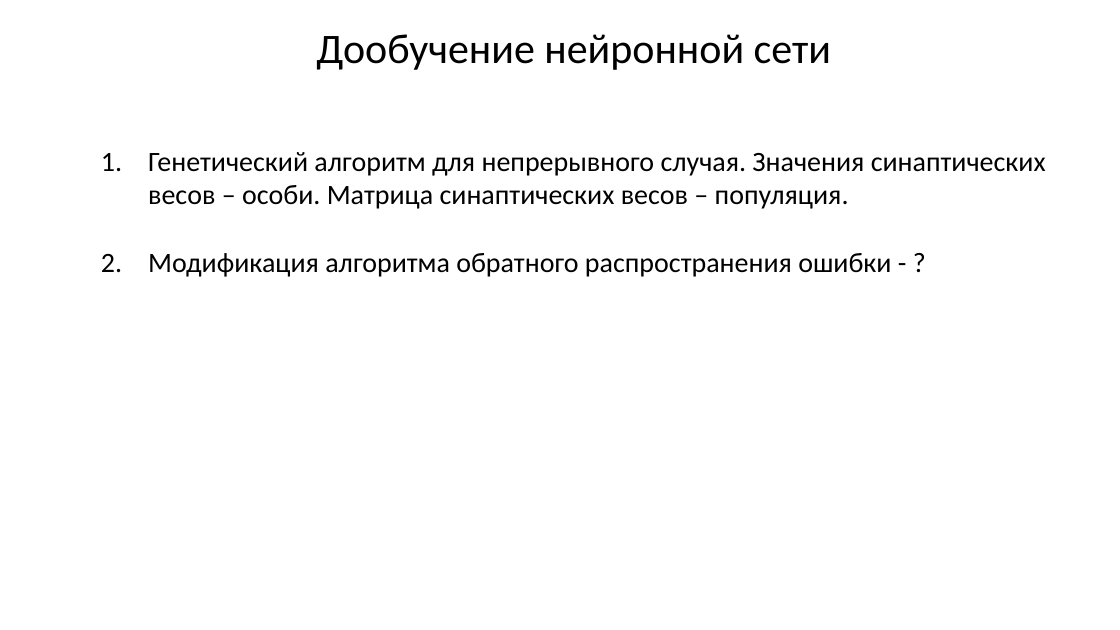
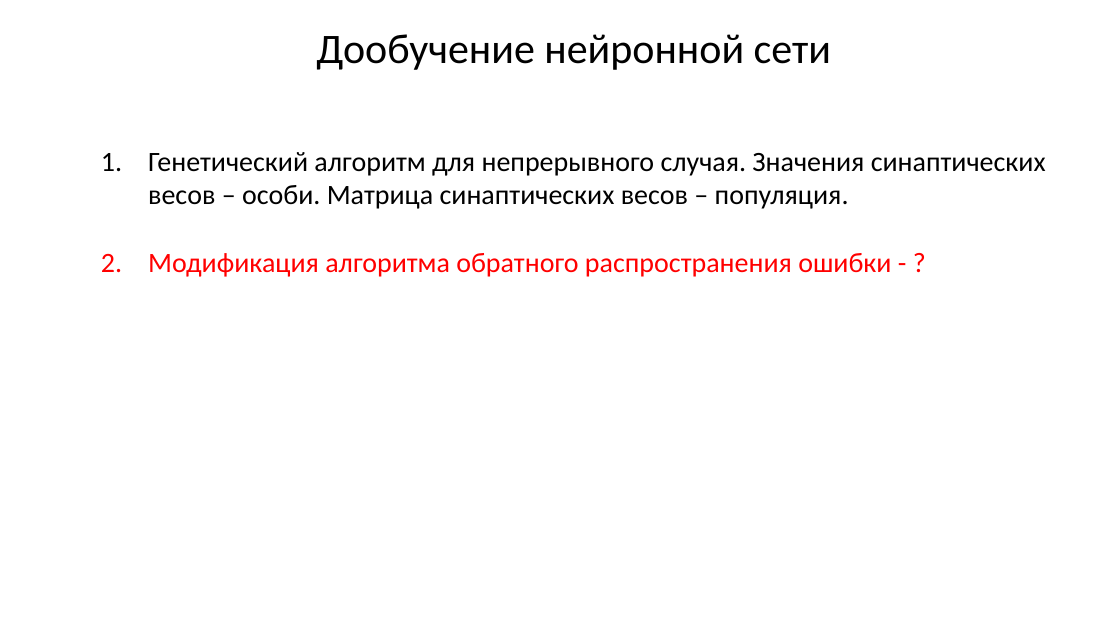
Before and after one commit to sevoster/hybrid-decision-making-system, a slide deck: slide 18 of docs/Синтетическая Презентация.pptx (slide 17 before the commit). Drawn at 1120x630 pixels with LibreOffice and Linux fonts; fonts in the diff are those of the drawing. Boxes give left, top, right and bottom in pixels: in the first picture for what was removed or moved away, otherwise in the second. Text is boxed around its words. In the diff, an @@ line names an element or a change of style, - is before the commit and + after.

```diff
--- a/docs/Синтетическая Презентация.pptx
+++ b/docs/Синтетическая Презентация.pptx
@@ text at bbox=[148, 253, 891, 277]: text colour #000000 to #FF0000 in "Модификация алгоритма обратного распространения ошибки - ?" @@
```
Also in this commit, not shown: 9 other slides changed, 8 slides added.
